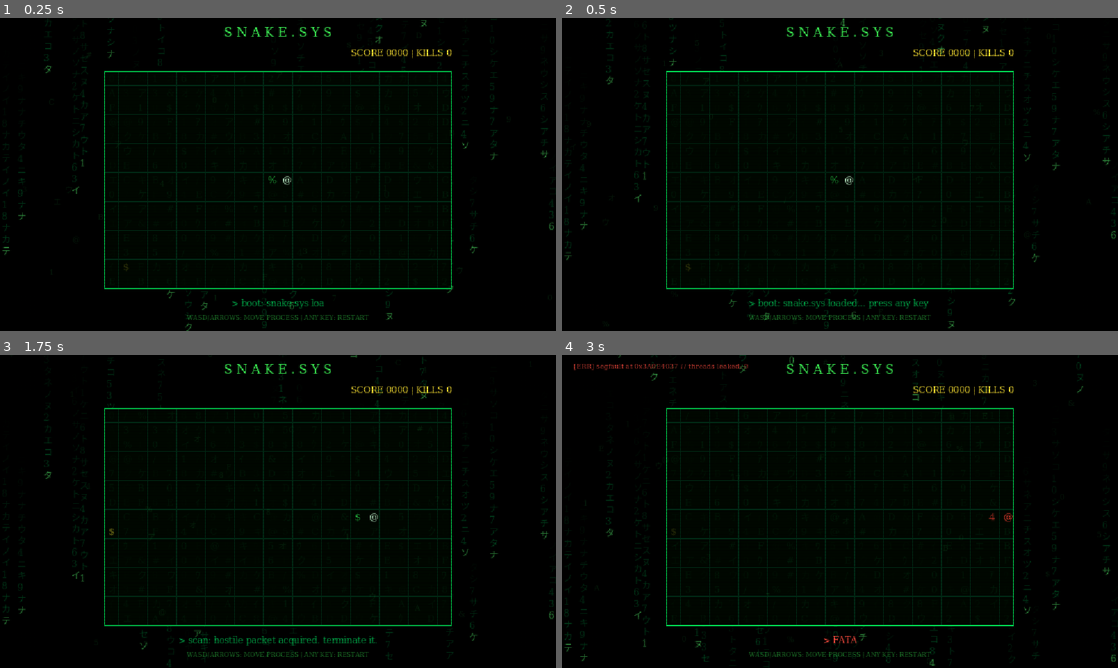
Above: before the commit, frames 1-4 (two rows, left to right).
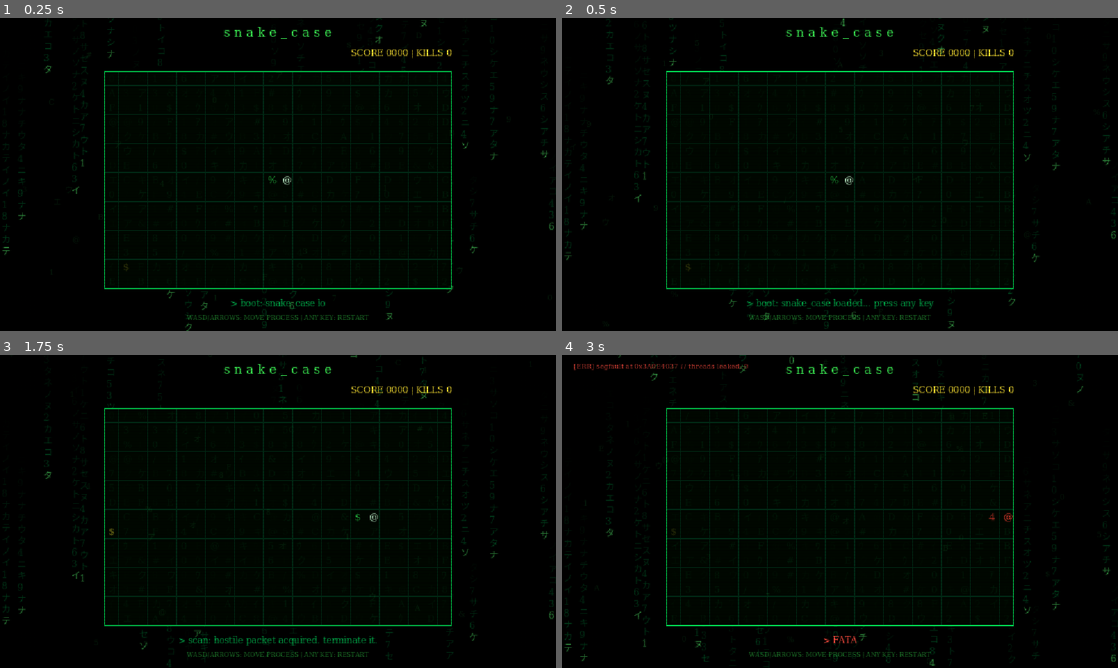
Above: after the commit, the same moments.

Repository: DBinK/snake_case
Game: Godot game, scene res://scenes/main.tscn
The game is run twice, just before and just after one commit, with the same random seed, the same clock (stepped at 60 frames per second) and the same inputs.
Inputs (mouse positions are in pixels of both pictures, inside the frame that each line leads up to):
- Up to frame 1 (0.25 s): no input
- Up to frame 2 (0.5 s): no input
- Up to frame 3 (1.75 s): tap Enter at 0.5 s; move the mouse to (400, 495) at 0.52 s; hold D 0.53-1.25 s; click (400, 495) at 0.67 s; drag from (166, 527) to (250, 574) at 1.27 s
- Up to frame 4 (3 s): move the mouse to (895, 442) at 2.02 s; hold D 2.03-2.75 s; drag from (812, 574) to (673, 464) at 2.77 s

The runs differ from the first frame. In frame 1, 0.5% of the frame differs, in the area x 40-60%, y 2-93%; in frame 2, 0.7%, in the area x 33-67%, y 2-93%; in frame 3, 0.3%; in frame 4, 0.3%.

Commit message:
docs: 添加项目说明
- 补充玩法、运行方式、脚本结构与实现细节
- HUD 大标题与启动提示改用小写 snake_case，替换旧名 snake.sys

Diff:
--- a/scripts/main.gd
+++ b/scripts/main.gd
@@ -45,7 +45,7 @@
 	_layout()
 	get_viewport().size_changed.connect(_layout)
 	_on_score_changed(0)
-	_set_status("> boot: snake.sys loaded... press any key to run")
+	_set_status("> boot: snake_case loaded... press any key to run")
 
 
 func _make_label(text: String, size: int, color: Color) -> Label:
@@ -67,7 +67,7 @@
 	_log_label.name = "Log"
 	layer.add_child(_log_label)
 
-	_title_label = _make_label("S N A K E . S Y S", 26, GREEN)
+	_title_label = _make_label("s n a k e _ c a s e", 26, GREEN)
 	_title_label.name = "Title"
 	layer.add_child(_title_label)
 
Not shown, added: README.md
